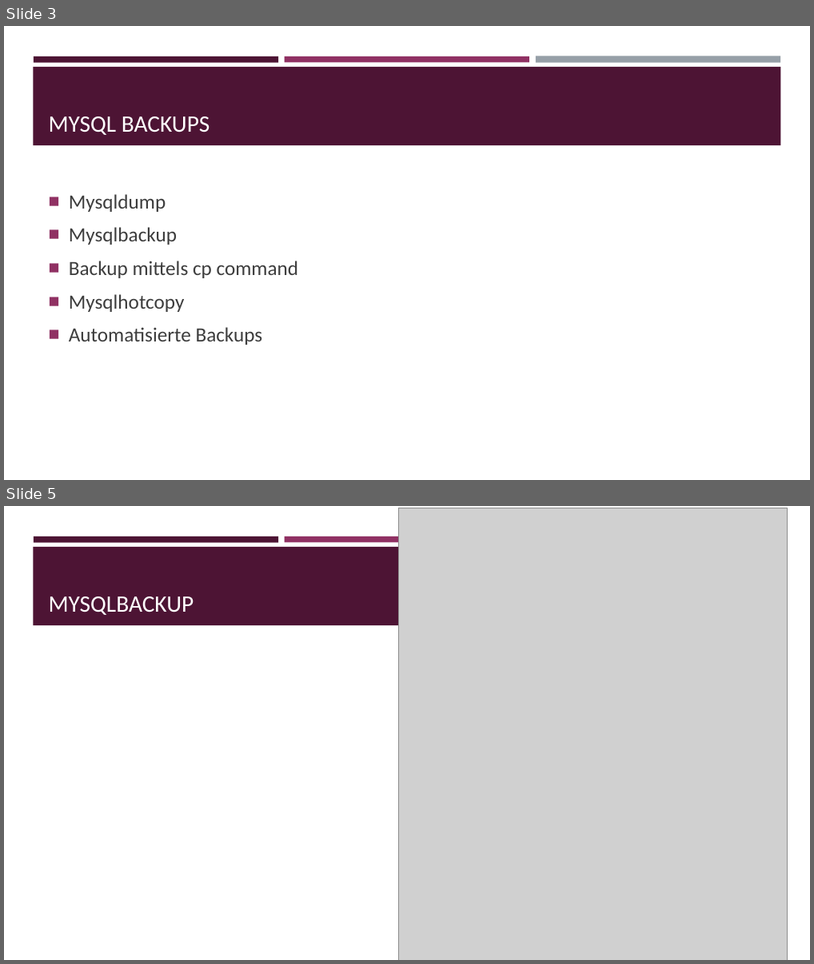
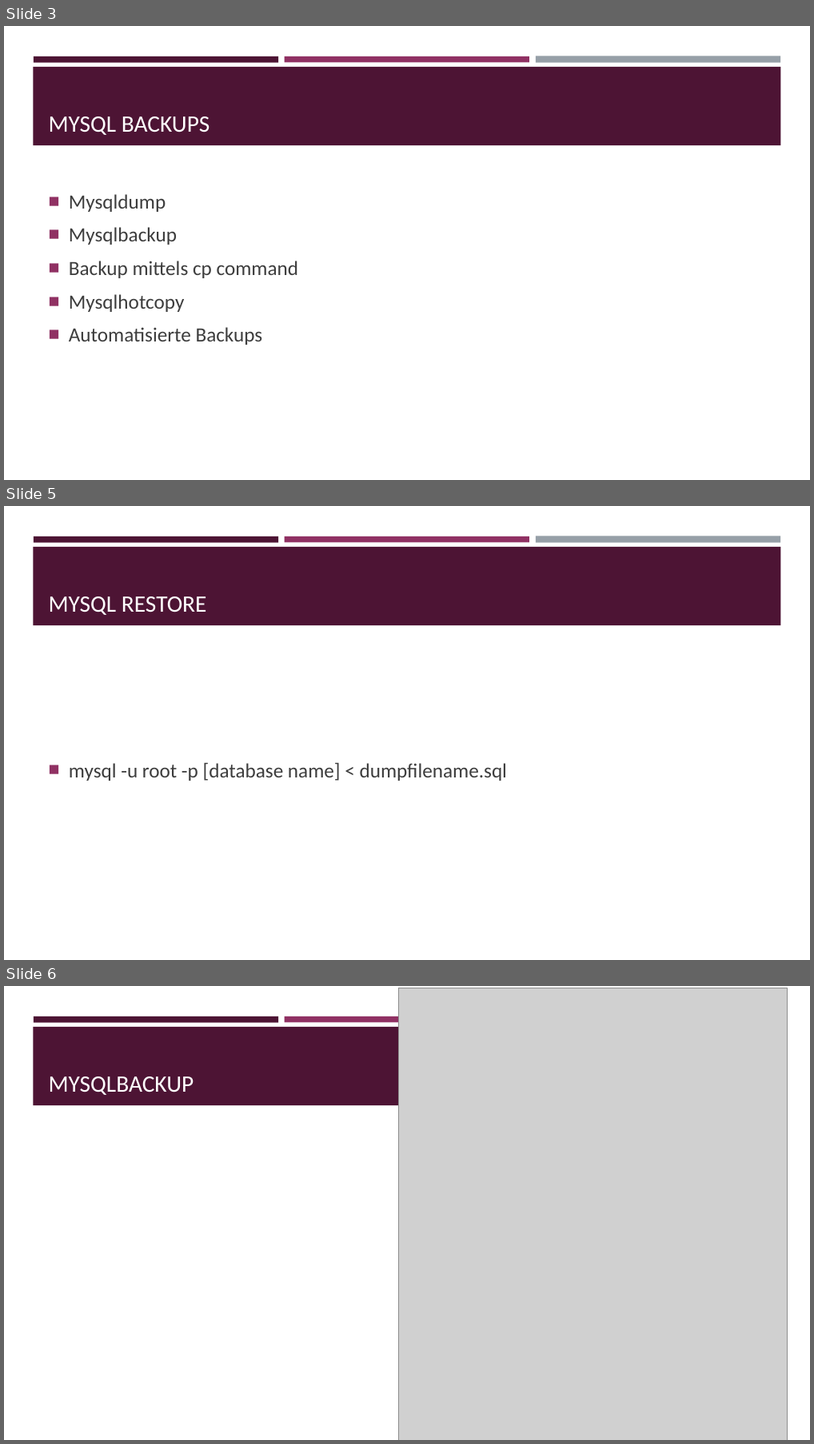
Before and after one commit to mhaidn-tgm/DBBackup, a slide deck: Präsentation.pptx. Shown one above the other, each under a label of ours: slides 3 and 5 before the commit, slides 3, 5 and 6 after it; the slides between them are not shown. The pictures are 814x964 and 814x1444 pixels, drawn with LibreOffice and Linux fonts; fonts in the diff are those of the drawing; grey boxes stand for pictures. Boxes give left, top, right and bottom in pixels: in the first picture for what was removed or moved away, otherwise in the second. Text is boxed around its words. In the diff, an @@ line names an element or a change of style, - is before the commit and + after.

```diff
--- a/Präsentation.pptx
+++ b/Präsentation.pptx
@@ slide 5 added at (x1=4, y1=506, x2=810, y2=960), background #FFFFFF; not listed: 4 template elements that a slide beside it also shows @@
@@ title added at (x1=49, y1=596, x2=207, y2=615), 28 pt, text #FFFFFF @@
+MYSQL RESTORE
@@ text added at (x1=69, y1=762, x2=507, y2=780), 24 pt, text #3D3D3D @@
+■ mysql -u root -p [database name] < dumpfilename.sql
@@ what was slide 5 is now slide 6 @@
```
Also in this commit, not shown: 2 slides changed, 1 other slide added, 1 other file.
